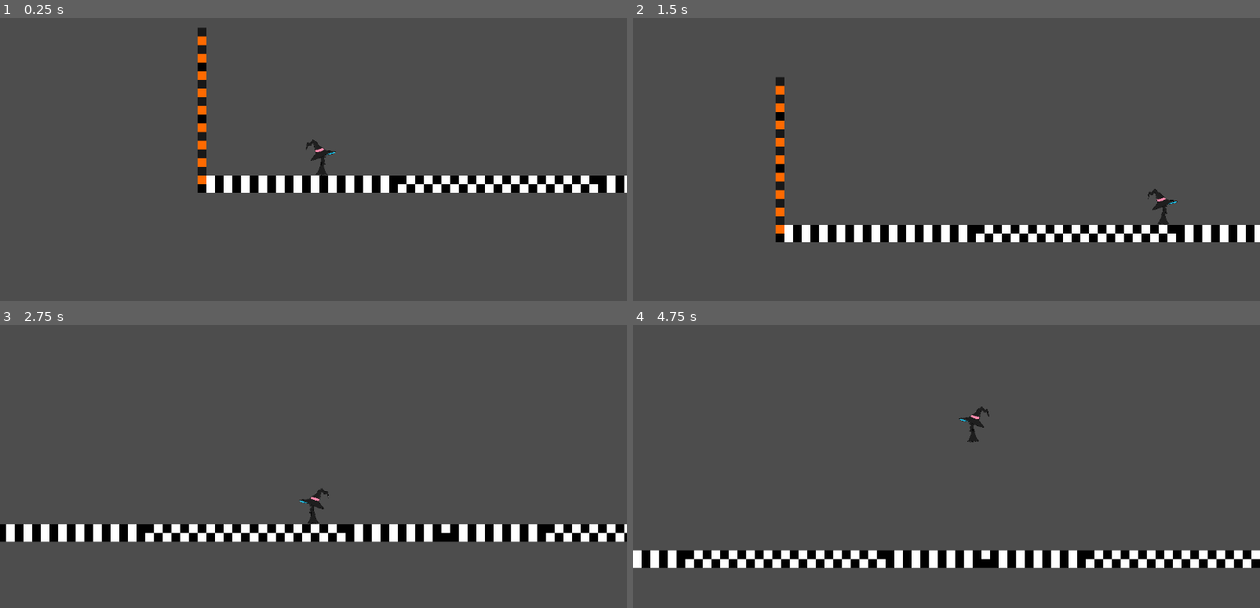
Above: before the commit, frames 1-4 (two rows, left to right).
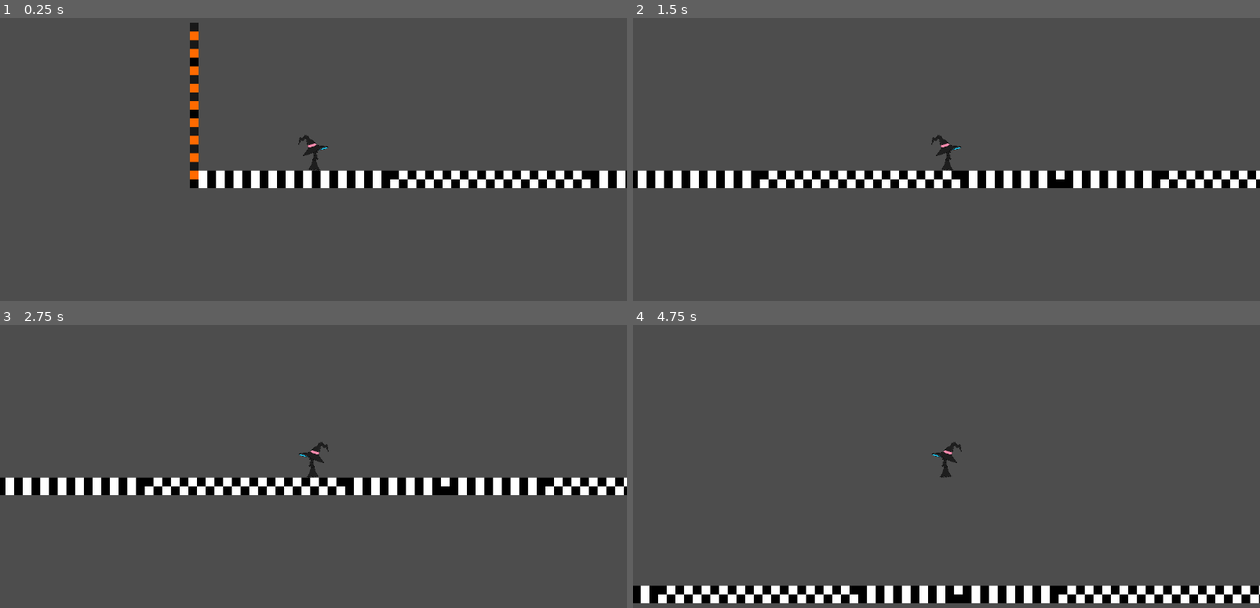
Above: after the commit, the same moments.

Repository: AustinTheWitch/ProjectMorrigan
Game: Godot game, scene res://Player/player.tscn
Two runs of this game, one before a commit and one after it. Both use one fixed random seed, a clock stepped at 60 frames per second and the inputs below. The engine's default icon, where the game draws it, is replaced by a stand-in: a white triangle on a blue panel in a dark square.
Inputs (mouse positions are in pixels of both pictures, inside the frame that each line leads up to):
- Up to frame 1 (0.25 s): no input
- Up to frame 2 (1.5 s): move the mouse to (1084, 136) at 0.52 s; hold Right (Right) from 0.53 s (still down); tap A (Attack) at 0.6 s; tap Up (Up) at 0.77 s; move the mouse to (821, 170) at 1.27 s; tap S (Blink) at 1.35 s
- Up to frame 3 (2.75 s): tap Up (Up) at 1.52 s; move the mouse to (376, 381) at 2.02 s; release Right (Right) at 2.03 s; hold Left (Left) from 2.03 s (still down); tap D (Deflect) at 2.1 s
- Up to frame 4 (4.75 s): move the mouse to (915, 531) at 2.77 s; release Left (Left) at 2.78 s; hold Right (Right) 2.78-4.28 s; tap F (Fireball) at 2.85 s; tap Up (Up) at 3.02, 3.77, 4.52 s; move the mouse to (1134, 511) at 3.52 s; tap Tab (Grimoire) at 3.6 s; tap L (DebugHealth) at 4.15 s; move the mouse to (758, 407) at 4.27 s; hold Left (Left) from 4.28 s (still down); tap E (Hex) at 4.35 s

The runs differ from the first frame. In frame 1, 6.4% of the frame differs, in the area x 30-100%, y 1-62%; in frame 2, 12%; in frame 3, 13%; in frame 4, 13%, in the area x 0-100%, y 28-99%.

Commit message:
UI In Progress

Diff:
--- a/Player/player.gd
+++ b/Player/player.gd
@@ -107,12 +107,14 @@
 		familarname = GODOT
 		#set Summoning anim track
 	elif Input.is_action_just_pressed("DebugHealth"):
+		var check: bool
 		summoning = true
 		familiarincantation.start()
 		familarname = OTHER_GODOT
 		#set Summoning anim track
+		check
+		FamiliarPage.familiarpage.visible = check
 	if summoning == false:
-		print(familiarincantation.time_left)
 		familiarincantation.stop()
 		#set Previous anim track
 func summonfamiliar(familiar: Familiar):
--- a/Player/player.tscn
+++ b/Player/player.tscn
@@ -52,12 +52,6 @@
 collide_with_areas = true
 
 [node name="Camera2D" type="Camera2D" parent="."]
-position_smoothing_enabled = true
-position_smoothing_speed = 2.0
-drag_horizontal_enabled = true
-drag_vertical_enabled = true
-drag_horizontal_offset = -0.3
-drag_vertical_offset = 0.3
 
 [node name="FamiliarSprite" type="AnimatedSprite2D" parent="."]
 position = Vector2(-16, 19)
--- a/UserInterface/FamiliarPage.tscn
+++ b/UserInterface/FamiliarPage.tscn
@@ -11,3 +11,20 @@
 size_flags_horizontal = 3
 size_flags_vertical = 3
 script = ExtResource("1_g7tht")
+
+[node name="Page" type="VBoxContainer" parent="."]
+layout_mode = 1
+anchors_preset = 15
+anchor_right = 1.0
+anchor_bottom = 1.0
+offset_left = 3.0
+offset_top = 36.0
+offset_right = 3.0
+offset_bottom = 36.0
+grow_horizontal = 2
+grow_vertical = 2
+
+[node name="Background" type="TextureRect" parent="Page"]
+layout_mode = 2
+size_flags_vertical = 3
+expand_mode = 4
--- a/UserInterface/Scripts/familiarpage.gd
+++ b/UserInterface/Scripts/familiarpage.gd
@@ -1,7 +1,12 @@
 extends Control
 
 @onready var control: Control = $"."
-
+@onready var familiarpage: VBoxContainer = $"Page"
+var resolution: Vector2
+func _ready():
+	uisetup()
 func uisetup():
-
+	resolution = get_viewport_rect().size
+	control.size = resolution / 2
+	print(resolution, control.size)
 	pass
--- a/project.godot
+++ b/project.godot
@@ -18,6 +18,7 @@
 [autoload]
 
 Gamemanager="*res://Scripts/gamemanager.gd"
+FamiliarPage="*res://UserInterface/FamiliarPage.tscn"
 BlockoutTest="res://Scenes/BlockoutTest.tscn"
 
 [dotnet]
